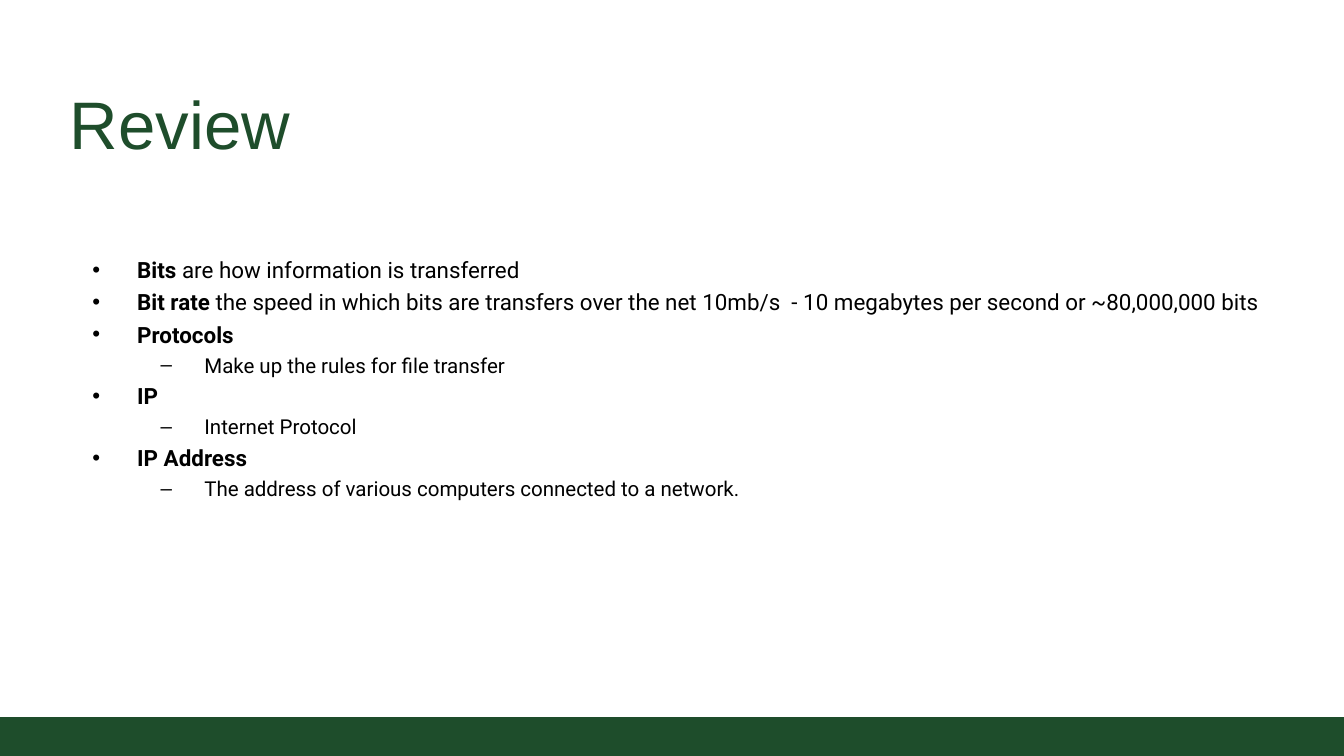
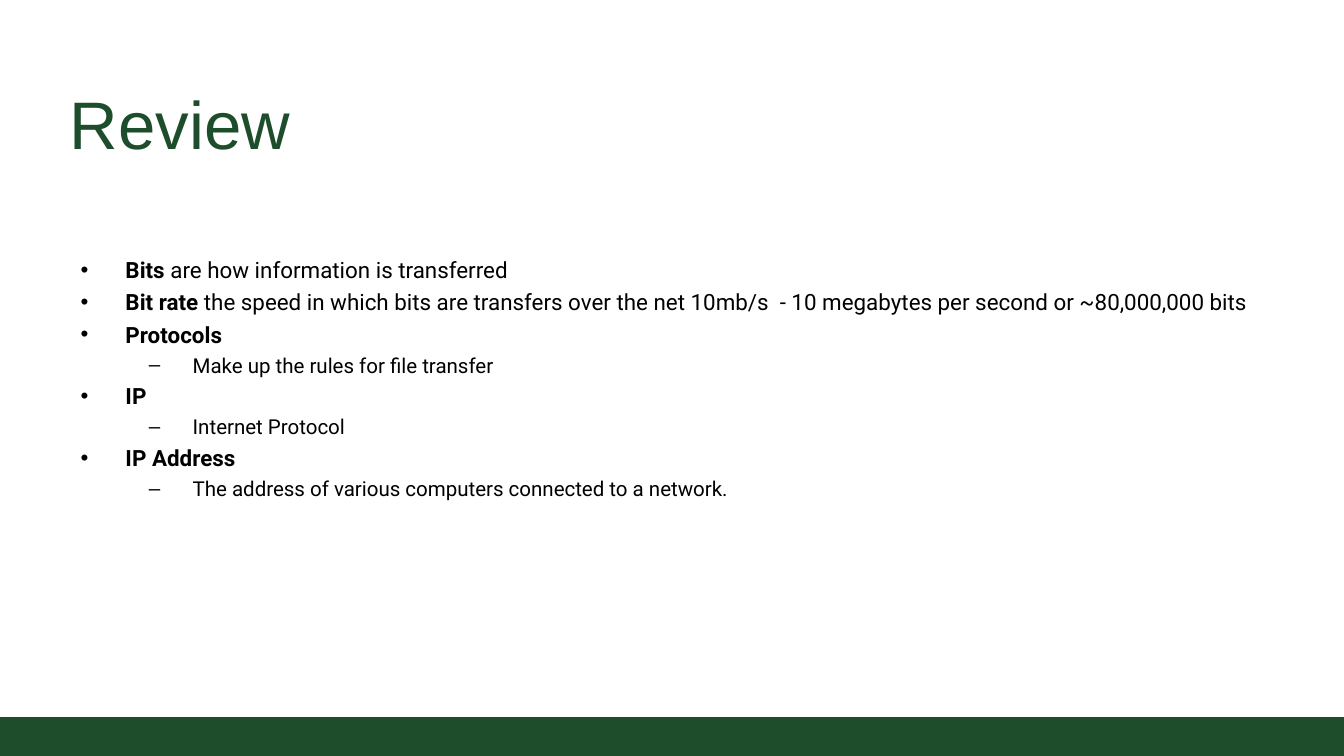
Before and after one commit to CSU-CS150B/handouts, a slide deck: slide 3 of Slides/On-Campus/09_02_SystemOfProtocolsAndMoreLists.pptx. Drawn at 1344x756 pixels with LibreOffice and Linux fonts; fonts in the diff are those of the drawing; background and template pictures are left out. Boxes give left, top, right and bottom in pixels: in the first picture for what was removed or moved away, otherwise in the second. Text is boxed around its words. In the diff, an @@ line names an element or a change of style, - is before the commit and + after.

```diff
--- a/Slides/On-Campus/09_02_SystemOfProtocolsAndMoreLists.pptx
+++ b/Slides/On-Campus/09_02_SystemOfProtocolsAndMoreLists.pptx
@@ text "Bits are how information is ...": place and size @@
-text "Bits are how information is ..." at (137,261,1258,501)
+text "Bits are how information is ..." at (125,261,1247,501)
```
Also in this commit, not shown: 2 other slides changed, 1 other file.
